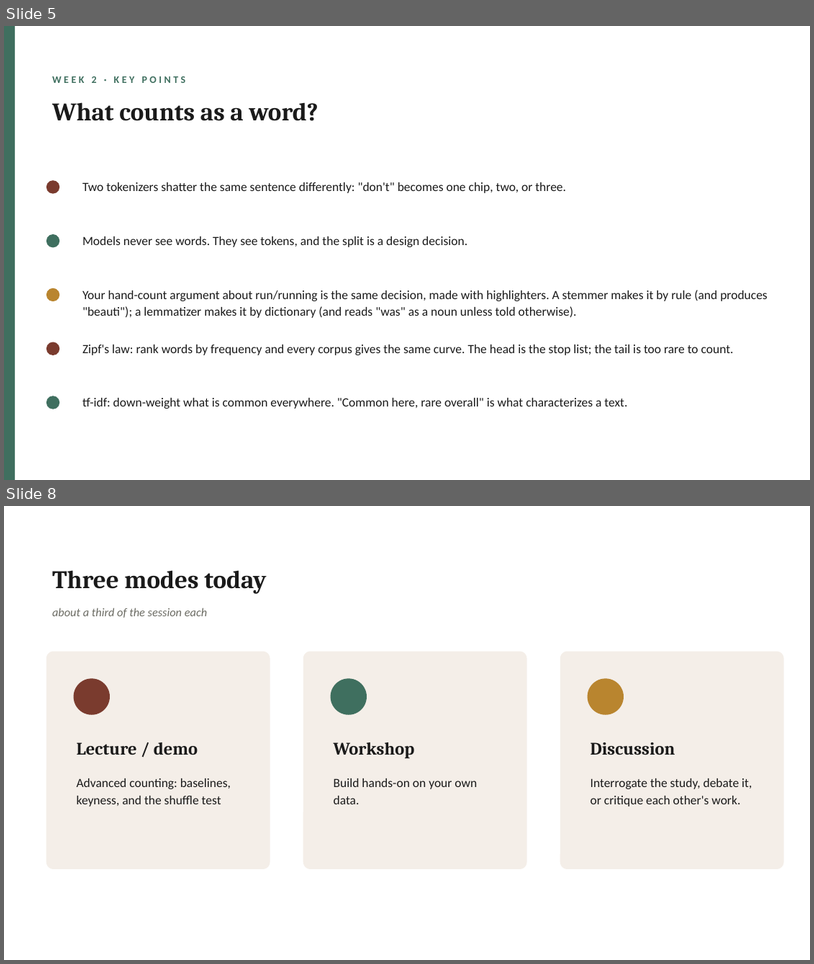
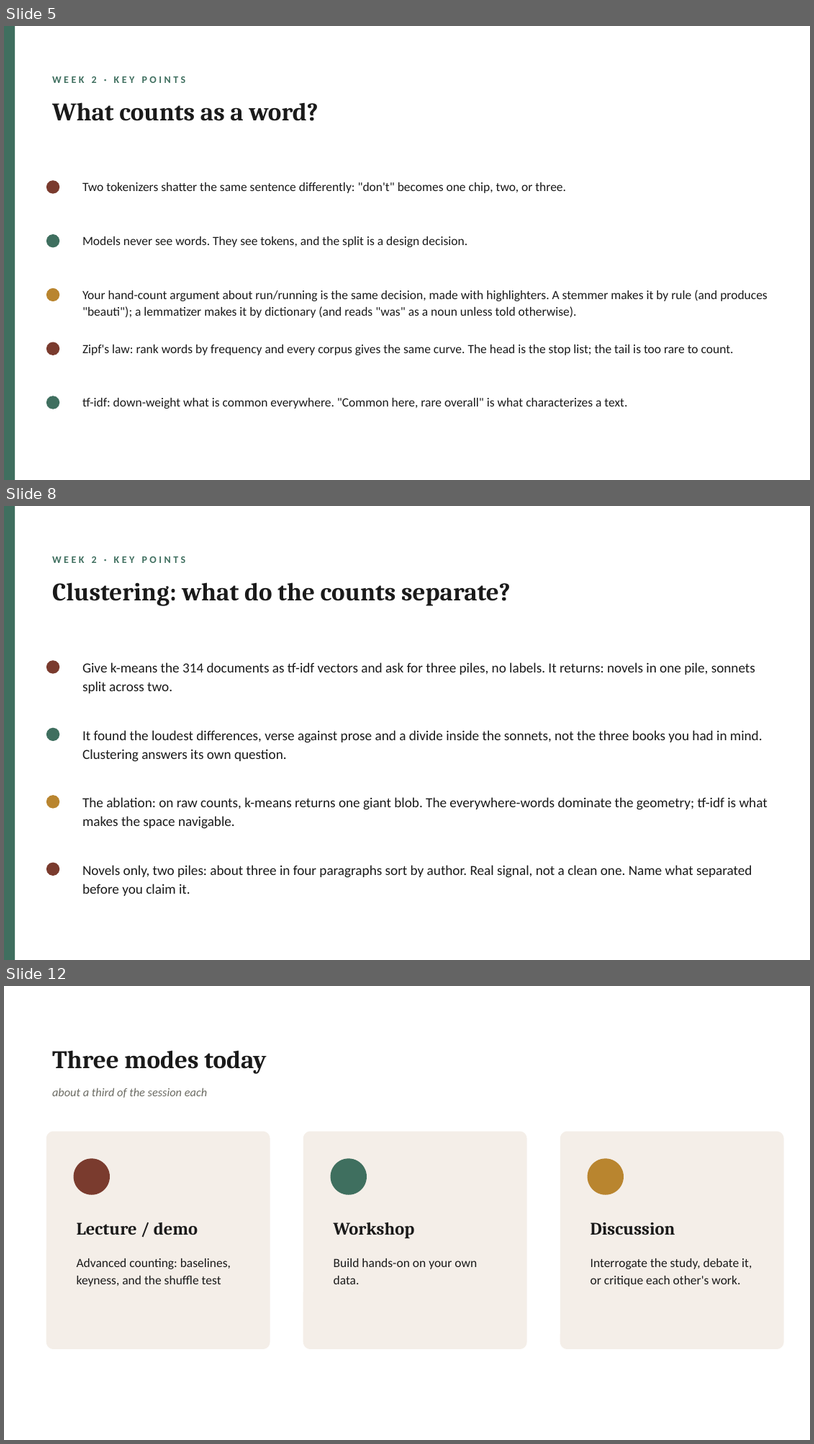
Before and after one commit to lucianli123/culture-as-data-2026, a slide deck: slides/pptx/week-02.pptx. Shown one above the other, each under a label of ours: slides 5 and 8 before the commit, slides 5, 8 and 12 after it; the slides between them are not shown. The pictures are 814x964 and 814x1444 pixels, drawn with LibreOffice and Linux fonts; fonts in the diff are those of the drawing. Boxes give left, top, right and bottom in pixels: in the first picture for what was removed or moved away, otherwise in the second. Text is boxed around its words. In the diff, an @@ line names an element or a change of style, - is before the commit and + after.

Commit message:
Week 2 draft: live Bollen trial via Ngram Viewer, basic statistics of counts, corpus n-grams, k-means clustering (raw vs tf-idf), flaws of counting; four new slides

```diff
--- a/slides/pptx/week-02.pptx
+++ b/slides/pptx/week-02.pptx
@@ slide 8 added at [4,506,810,960], background #FFFFFF @@
@@ rectangle added at [4,506,15,960], fill #3F6F5F @@
@@ text added at [52,556,186,563], 12 pt, text #3F6F5F, bold @@
+WEEK 2 · KEY POINTS
@@ text added at [52,582,511,606], 30 pt, text #1A1A1A, bold @@
+Clustering: what do the counts separate?
@@ ellipse added at [46,660,59,674], fill #7A3B2E @@
@@ text added at [82,662,756,693], 16.5 pt, text #1A1A1A @@
+Give k-means the 314 documents as tf-idf vectors and ask for three piles, no labels. It returns: novels in one pile, sonnets split across two.
@@ ellipse added at [46,728,59,741], fill #3F6F5F @@
@@ text added at [82,730,763,762], 16.5 pt, text #1A1A1A @@
+It found the loudest differences, verse against prose and a divide inside the sonnets, not the three books you had in mind. Clustering answers its own question.
@@ ellipse added at [46,795,59,808], fill #B9852F @@
@@ text added at [82,797,768,829], 16.5 pt, text #1A1A1A @@
+The ablation: on raw counts, k-means returns one giant blob. The everywhere-words dominate the geometry; tf-idf is what makes the space navigable.
@@ ellipse added at [46,862,59,875], fill #7A3B2E @@
@@ text added at [82,865,752,896], 16.5 pt, text #1A1A1A @@
+Novels only, two piles: about three in four paragraphs sort by author. Real signal, not a clean one. Name what separated before you claim it.
@@ what was slide 8 is now slide 12 @@
```
Also in this commit, not shown: 4 slides changed, 3 other slides added, 14 other files.
